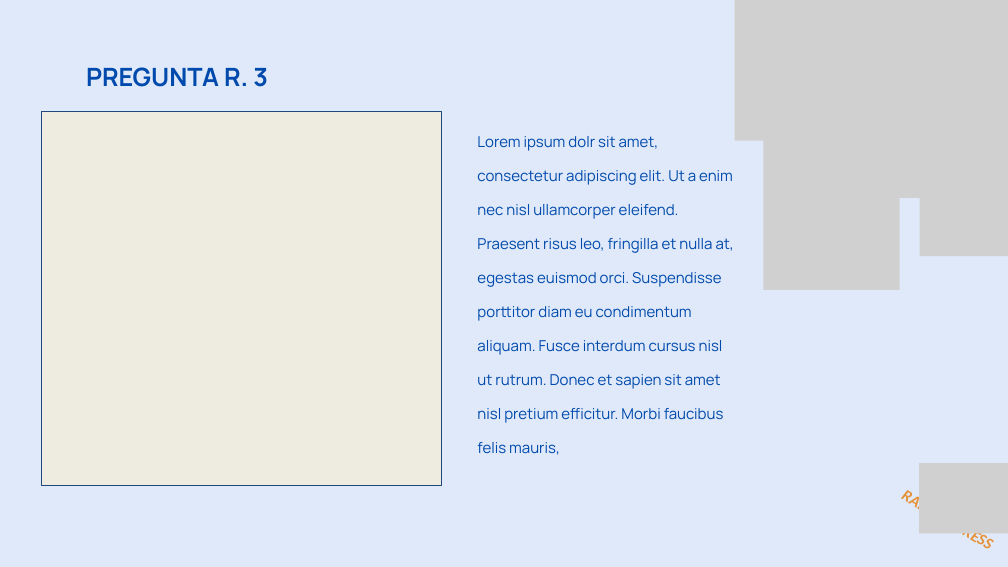
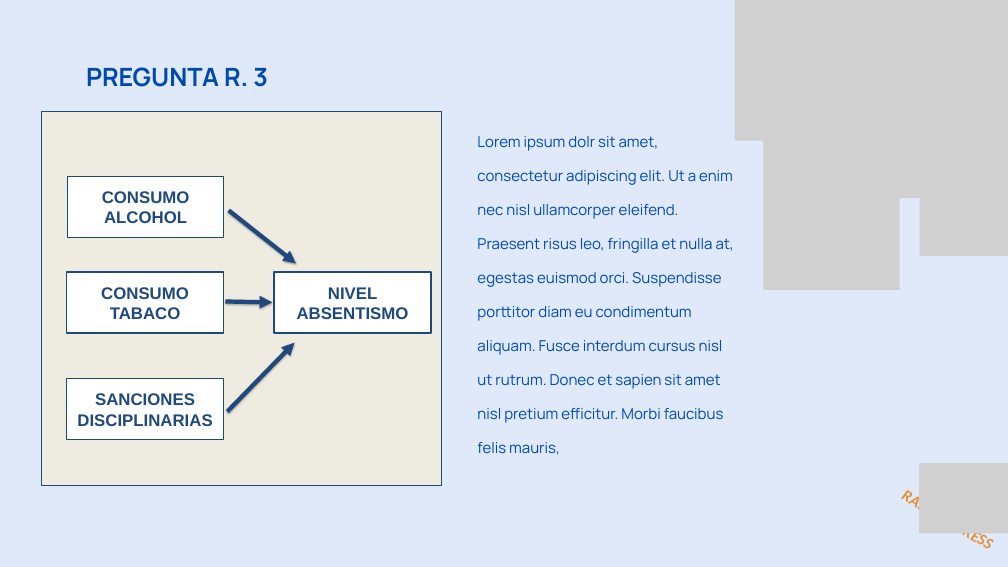
Before and after one commit to ITACADEMYprojectes/ProjecteData, a slide deck: slide 16 of Equip_28/Results/Analisis_PAP_and_ABL_RapidExpres_2026_04_05.pptx (slide 9 before the commit). Drawn at 1008x567 pixels with LibreOffice and Linux fonts; fonts in the diff are those of the drawing; grey boxes stand for pictures; background and template pictures are left out. Boxes give left, top, right and bottom in pixels: in the first picture for what was removed or moved away, otherwise in the second. Text is boxed around its words. In the diff, an @@ line names an element or a change of style, - is before the commit and + after.

```diff
--- a/Equip_28/Results/Analisis_PAP_and_ABL_RapidExpres_2026_04_05.pptx
+++ b/Equip_28/Results/Analisis_PAP_and_ABL_RapidExpres_2026_04_05.pptx
@@ rectangle added at [68,176,224,237], fill #FFFFFF, outline #1F497D 2 pt, 24 pt, text #1F497D, bold @@
+CONSUMO ALCOHOL
@@ arrow added from (229, 210) to (296, 264), #1F497D 6 pt @@
@@ rectangle added at [67,272,224,333], fill #FFFFFF, outline #1F497D 2 pt, 24 pt, text #1F497D, bold @@
+CONSUMO TABACO
@@ rectangle added at [274,272,431,333], fill #FFFFFF, outline #1F497D 2 pt, 24 pt, text #1F497D, bold @@
+NIVEL ABSENTISMO
@@ arrow added from (225, 301) to (272, 302), #1F497D 6 pt @@
@@ arrow added from (227, 411) to (294, 343), #1F497D 6 pt @@
@@ rectangle added at [67,379,224,439], fill #FFFFFF, outline #1F497D 2 pt, 24 pt, text #1F497D, bold @@
+SANCIONES DISCIPLINARIAS
```
Also in this commit, not shown: 8 other slides changed.
